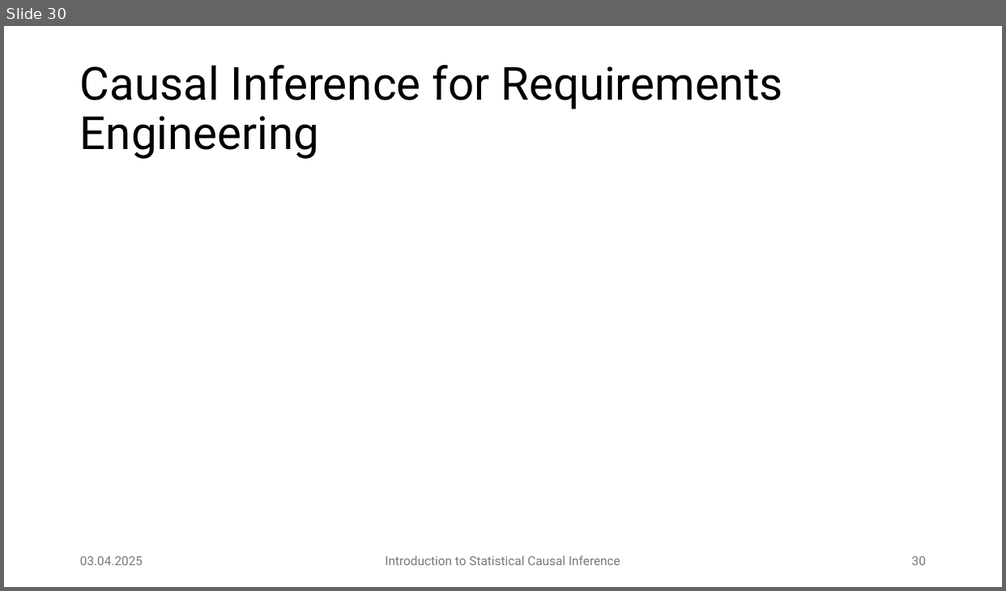
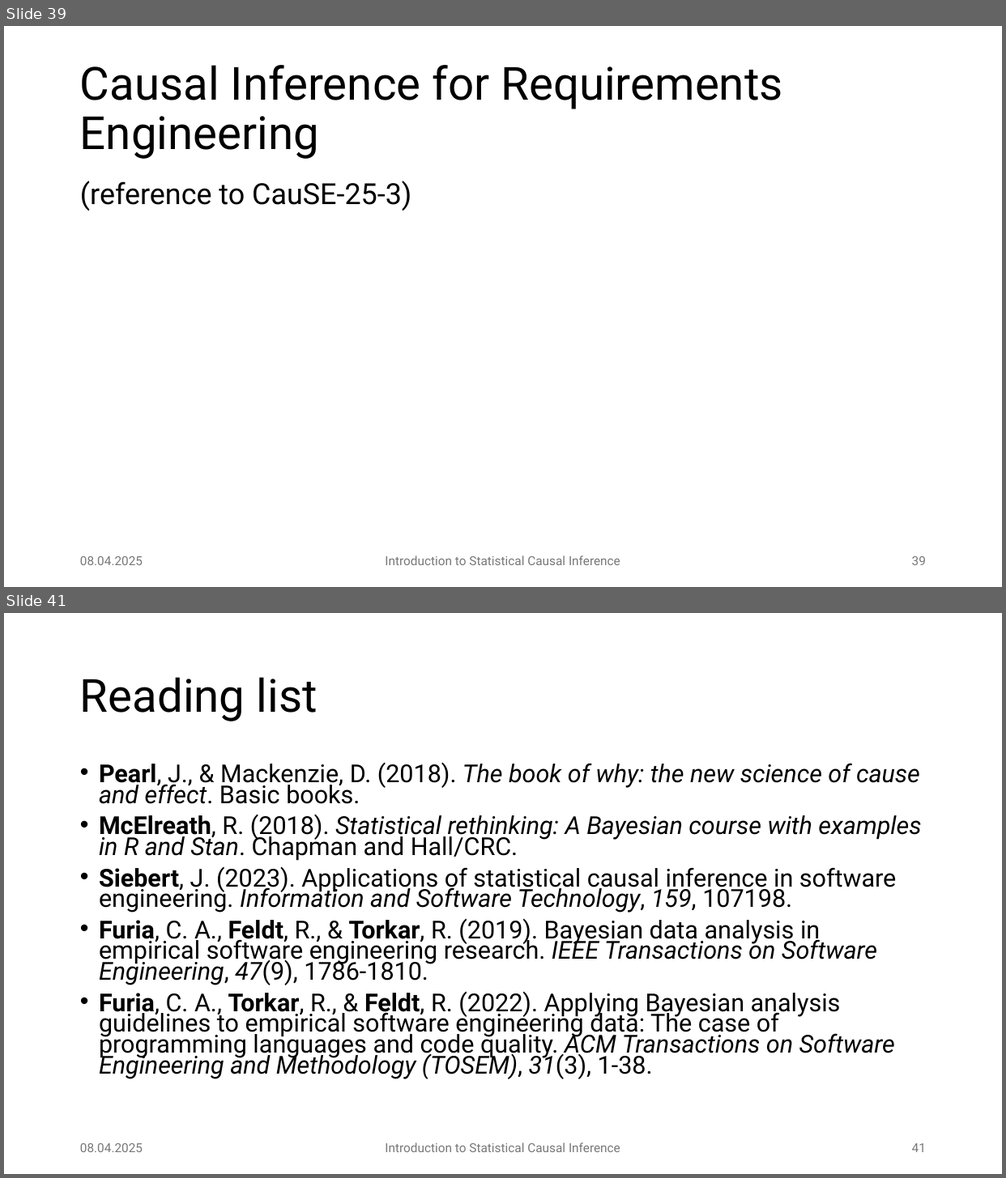
Before and after one commit to JulianFrattini/bda4sci, a slide deck: version2/slides/intro-sci.pptx. Shown one above the other, each under a label of ours: slide 30 before the commit, slides 39 and 41 after it; the slides between them are not shown. The pictures are 1006x591 and 1006x1178 pixels, drawn with LibreOffice and Linux fonts; fonts in the diff are those of the drawing. Boxes give left, top, right and bottom in pixels: in the first picture for what was removed or moved away, otherwise in the second. Text is boxed around its words. In the diff, an @@ line names an element or a change of style, - is before the commit and + after.

```diff
--- a/version2/slides/intro-sci.pptx
+++ b/version2/slides/intro-sci.pptx
@@ slide 41 added at (4, 613, 1002, 1174), background #FFFFFF @@
@@ title added at (80, 677, 317, 722), 44 pt, text #000000 @@
+Reading list
@@ text added at (99, 762, 921, 1080), 23.8 pt, text #000000 @@
+• Pearl, J., & Mackenzie, D. (2018). The book of why: the new science of cause and effect. Basic books.
+• McElreath, R. (2018). Statistical rethinking: A Bayesian course with examples in R and Stan. Chapman and Hall/CRC.
+• Siebert, J. (2023). Applications of statistical causal inference in software engineering. Information and Software Technology, 159, 107198.
+• Furia, C. A., Feldt, R., & Torkar, R. (2019). Bayesian data analysis in empirical software engineering research. IEEE Transactions on Software Engineering, 47(9), 1786-1810.
+• Furia, C. A., Torkar, R., & Feldt, R. (2022). Applying Bayesian analysis guidelines to empirical software engineering data: The case of programming languages and code quality. ACM Transactions on Software Engineering and Methodology (TOSEM), 31(3), 1-38.
@@ text added at (80, 1144, 143, 1152), 12 pt, text #797979 @@
+08.04.2025
@@ text added at (385, 1143, 620, 1152), 12 pt, text #797979 @@
+Introduction to Statistical Causal Inference
@@ page number added at (912, 1144, 926, 1152), 12 pt, text #797979 @@
+41
@@ what was slide 30 is now slide 39 @@
@@ slide 39 changed as well @@
@@ text added at (80, 181, 411, 211), 28 pt, text #000000 @@
+(reference to CauSE-25-3)
@@ text at (80, 557, 143, 565): text changed @@
-03.04.2025
+08.04.2025
@@ page number at (912, 557, 926, 565): text changed @@
-30
+39
```
Also in this commit, not shown: 32 other slides changed, 9 other slides added, 1 other file.
